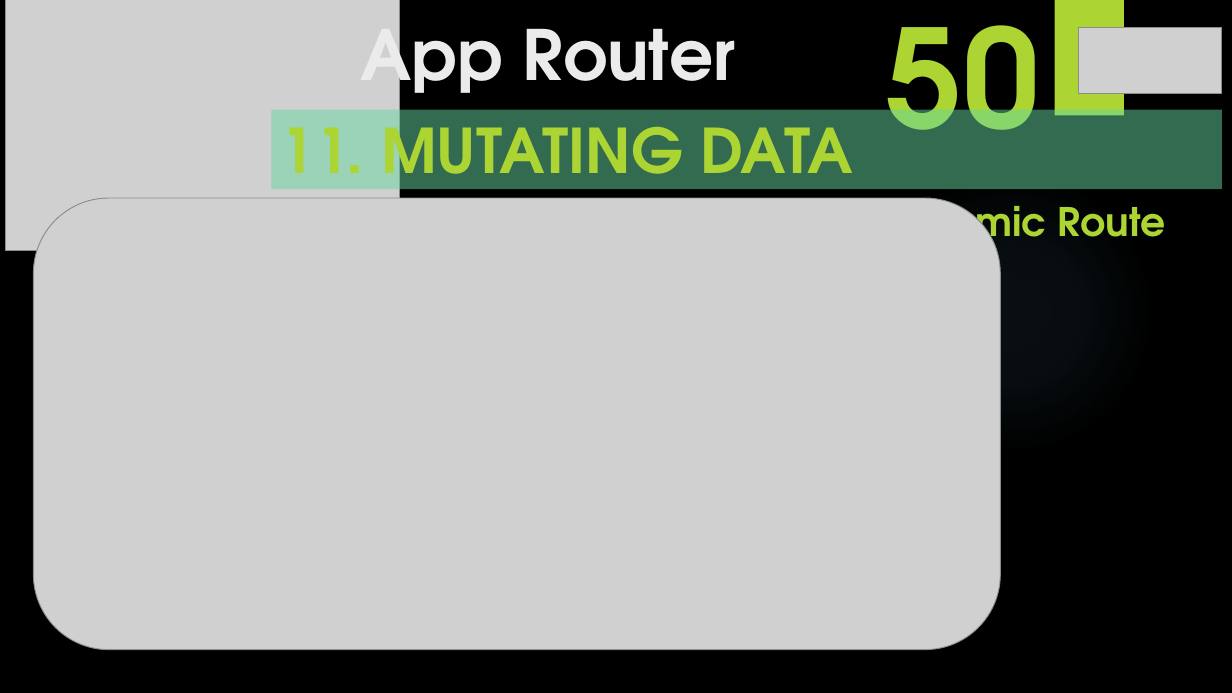
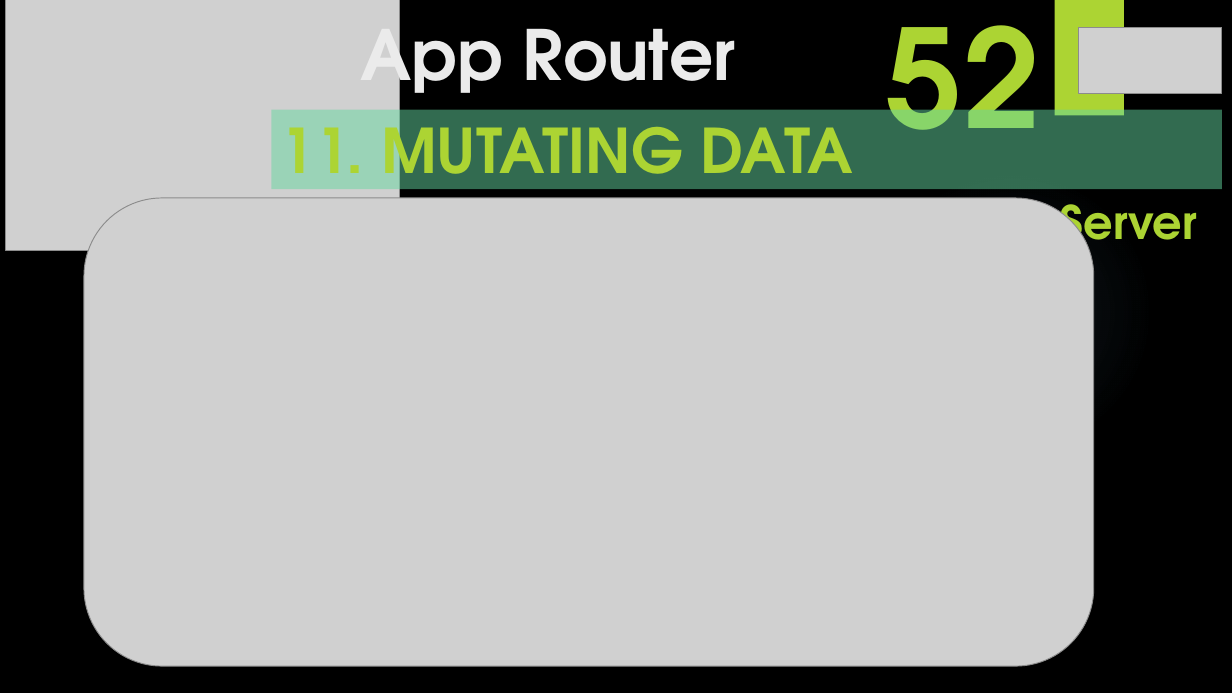
Before and after one commit to yasenstar/learn_javascript, a slide deck: slide 53 of learn_nextjs/2_App_Router/App_Router.pptx (slide 51 before the commit). Drawn at 1232x693 pixels with LibreOffice and Linux fonts; fonts in the diff are those of the drawing; grey boxes stand for pictures; background and template pictures are left out. Boxes give left, top, right and bottom in pixels: in the first picture for what was removed or moved away, otherwise in the second. Text is boxed around its words. In the diff, an @@ line names an element or a change of style, - is before the commit and + after.

```diff
--- a/learn_nextjs/2_App_Router/App_Router.pptx
+++ b/learn_nextjs/2_App_Router/App_Router.pptx
@@ text at <box>887,0,1040,130</box>: text changed @@
-50
+52
@@ picture: place and size @@
-picture at <box>33,198,1000,650</box>
+picture at <box>84,198,1094,666</box>
@@ text at <box>281,189,1197,259</box>: text changed; size 30.6 to 36 pt @@
-11.5 Update Invoice (1) Create Dynamic Route
+11.5 Update Invoice (4) Pass ‘id’ to Server
```
Also in this commit, not shown: 3 other slides changed, 2 slides added, 3 other files.
